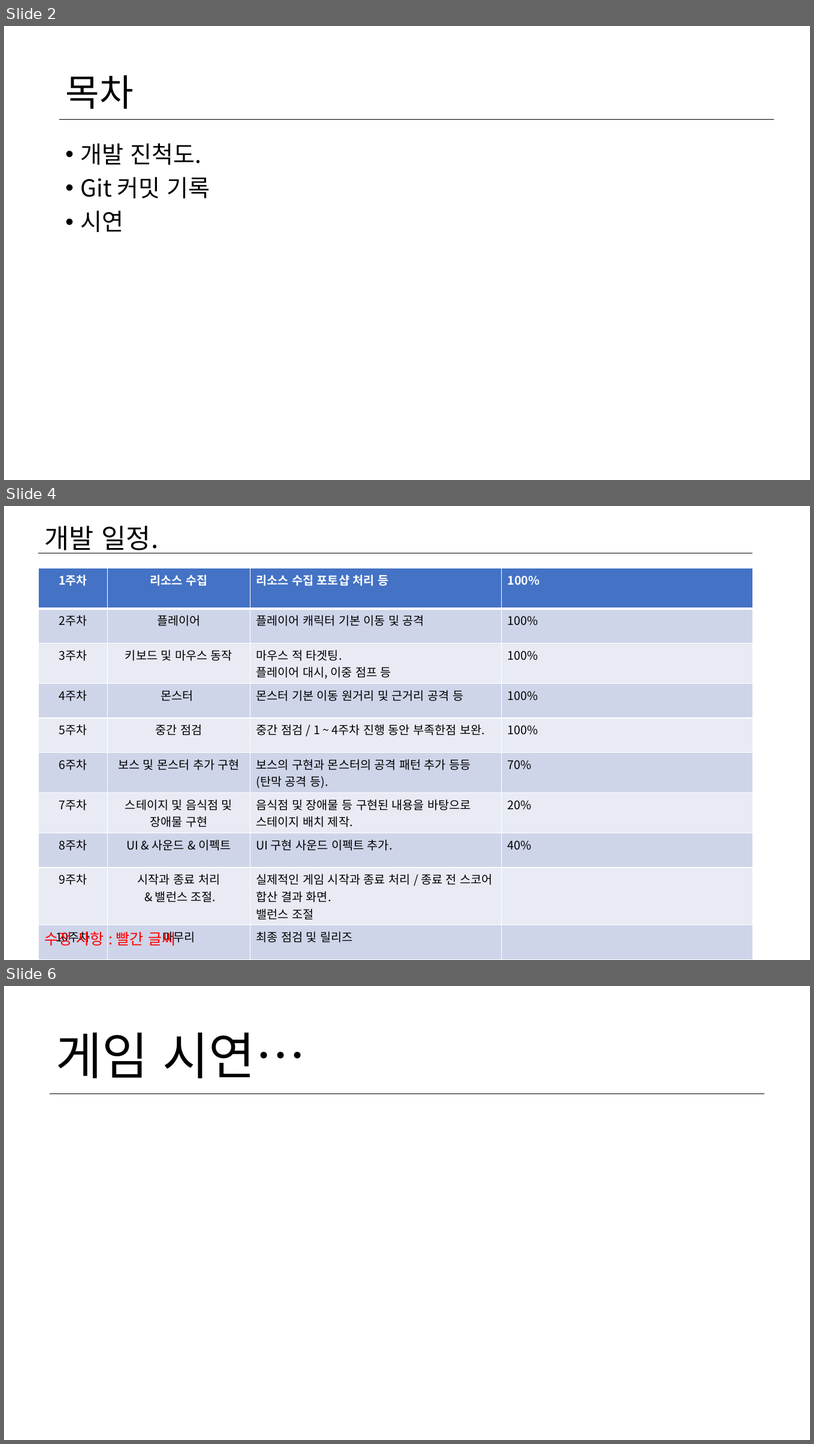
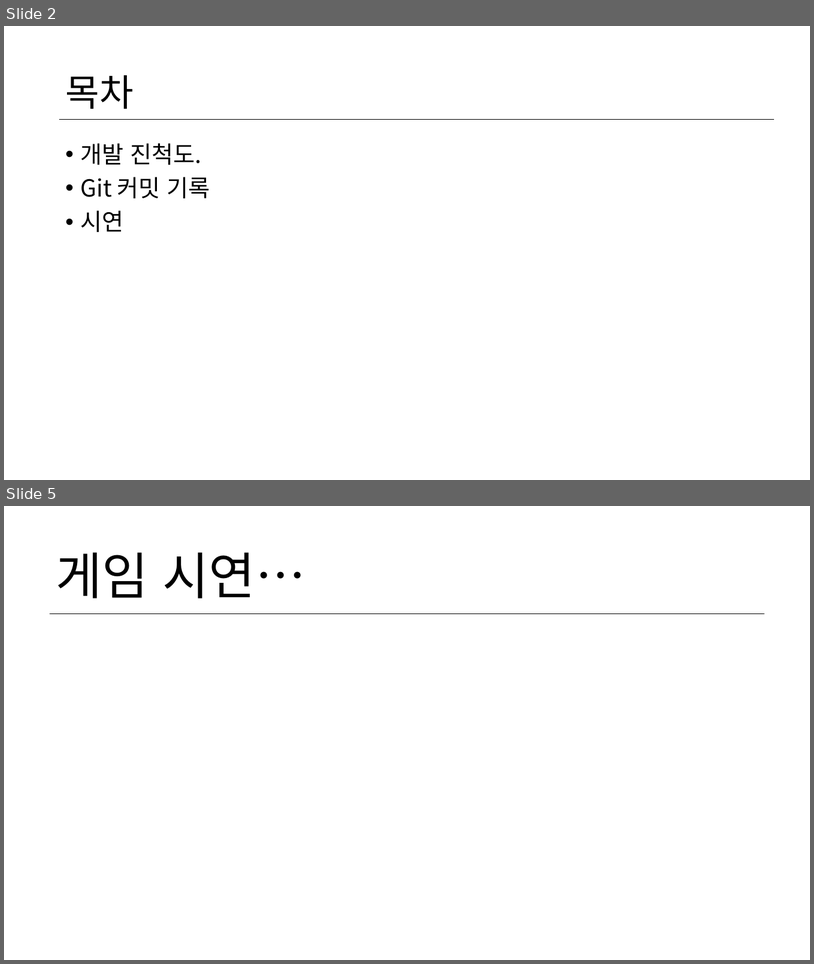
Before and after one commit to charg2/2dgp, a slide deck: ppt/3차.pptx. Shown one above the other, each under a label of ours: slides 2, 4 and 6 before the commit, slides 2 and 5 after it; the slides between them are not shown. The pictures are 814x1444 and 814x964 pixels, drawn with LibreOffice and Linux fonts; fonts in the diff are those of the drawing. Boxes give left, top, right and bottom in pixels: in the first picture for what was removed or moved away, otherwise in the second. Text is boxed around its words. In the diff, an @@ line names an element or a change of style, - is before the commit and + after.

Commit message:
게임 종료와 음식점 설계 추가.

```diff
--- a/ppt/3차.pptx
+++ b/ppt/3차.pptx
@@ slide 4 removed at box(4, 506, 810, 960), background #FFFFFF @@
@@ text removed at box(44, 526, 158, 553) @@
-개발 일정.
@@ line removed from (38, 553) to (753, 553) @@
@@ table removed at box(38, 568, 753, 947), 10 rows, 4 columns @@
-1주차 | 리소스 수집 | 리소스 수집 포토샵 처리 등 | 100%
-2주차 | 플레이어 | 플레이어 캐릭터 기본 이동 및 공격 | 100%
-3주차 | 키보드 및 마우스 동작 | 마우스 적 타겟팅. / 플레이어 대시, 이중 점프 등 | 100%
-4주차 | 몬스터 | 몬스터 기본 이동 원거리 및 근거리 공격 등 | 100%
-5주차 | 중간 점검 | 중간 점검 / 1 ~ 4주차 진행 동안 부족한점 보완. | 100%
-6주차 | 보스 및 몬스터 추가 구현 | 보스의 구현과 몬스터의 공격 패턴 추가 등등 (탄막 공격 등). | 70%
-7주차 | 스테이지 및 음식점 및 / 장애물 구현 | 음식점 및 장애물 등 구현된 내용을 바탕으로 스테이지 배치 제작. | 20%
-8주차 | UI & 사운드 & 이펙트 | UI 구현 사운드 이펙트 추가. | 40%
-9주차 | 시작과 종료 처리 / & 밸런스 조절. | 실제적인 게임 시작과 종료 처리 / 종료 전 스코어 합산 결과 화면. / 밸런스 조절 | 
-10주차 | 마무리 | 최종 점검 및 릴리즈 | 
@@ text removed at box(44, 931, 176, 945) @@
-수정 사항 : 빨간 글씨
@@ what was slide 6 is now slide 5 @@
```
Also in this commit, not shown: 3 slides changed, 7 other files.
